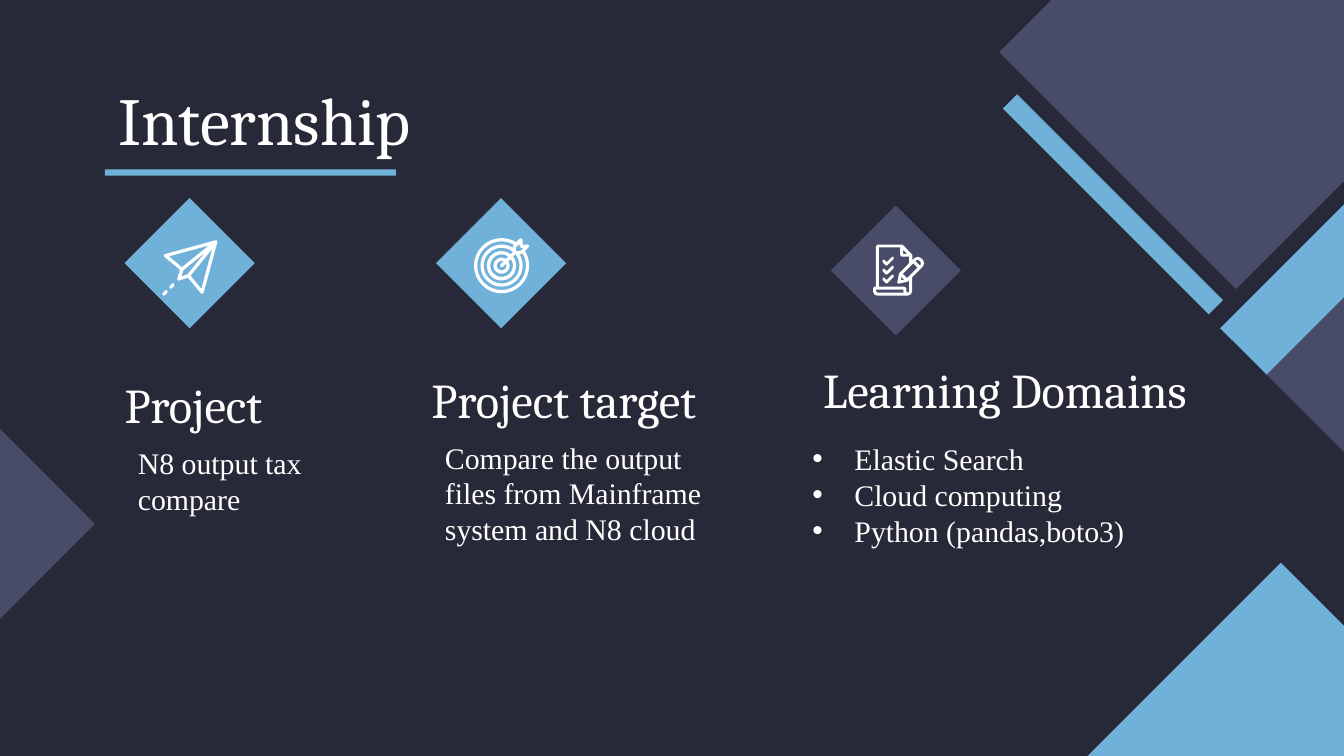
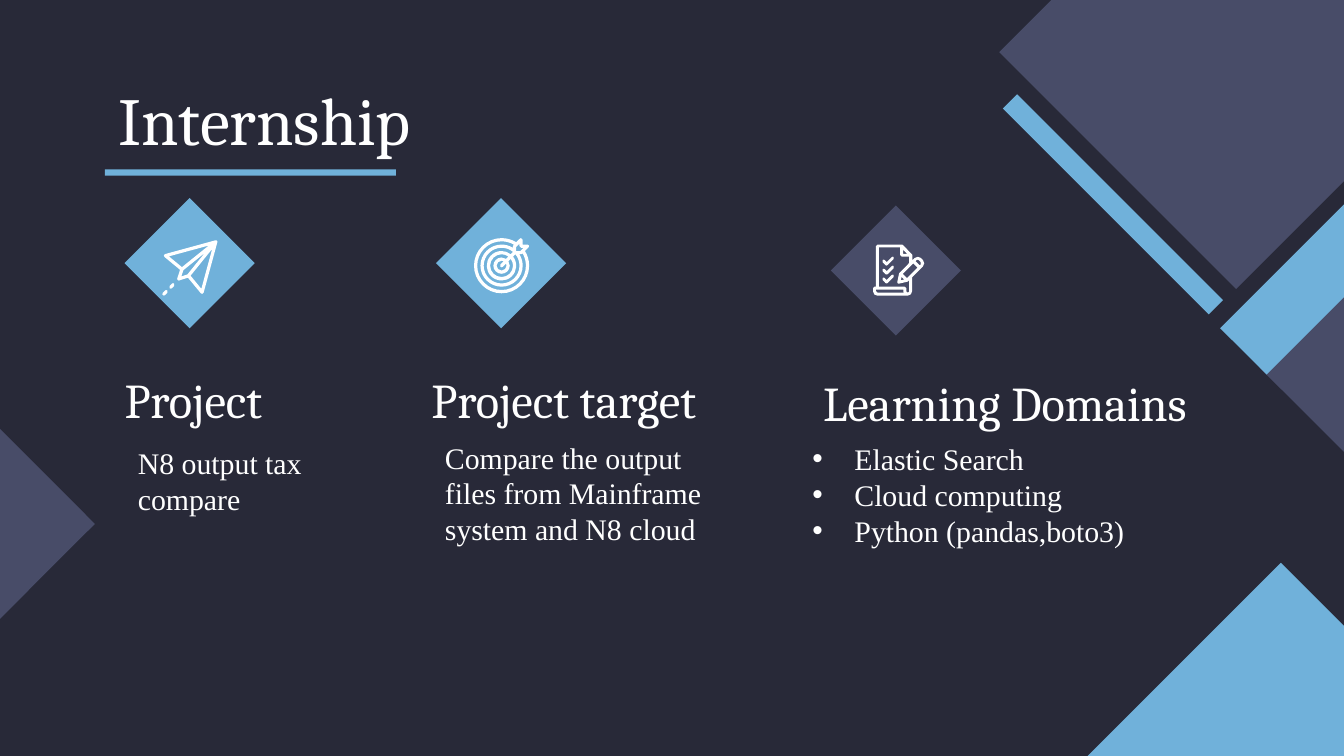
Before and after one commit to mehar-srinivas-chowdari/git-learning, a slide deck: slide 3 of presentation_to_seniors.pptx. Drawn at 1344x756 pixels with LibreOffice and Linux fonts; fonts in the diff are those of the drawing. Boxes give left, top, right and bottom in pixels: in the first picture for what was removed or moved away, otherwise in the second. Text is boxed around its words. In the diff, an @@ line names an element or a change of style, - is before the commit and + after.

```diff
--- a/presentation_to_seniors.pptx
+++ b/presentation_to_seniors.pptx
@@ subtitle "Project": place and size @@
-subtitle "Project" at [125,390,263,433]
+subtitle "Project" at [125,385,263,429]
@@ subtitle "Learning Domains": place and size @@
-subtitle "Learning Domains" at [823,375,1186,418]
+subtitle "Learning Domains" at [823,388,1186,431]
```
Also in this commit, not shown: 2 other slides changed.
